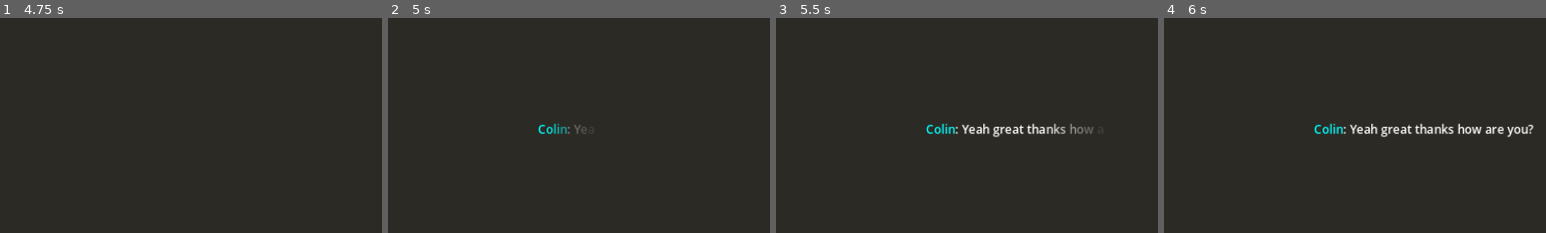
Above: before the commit, frames 1-4 (left to right).
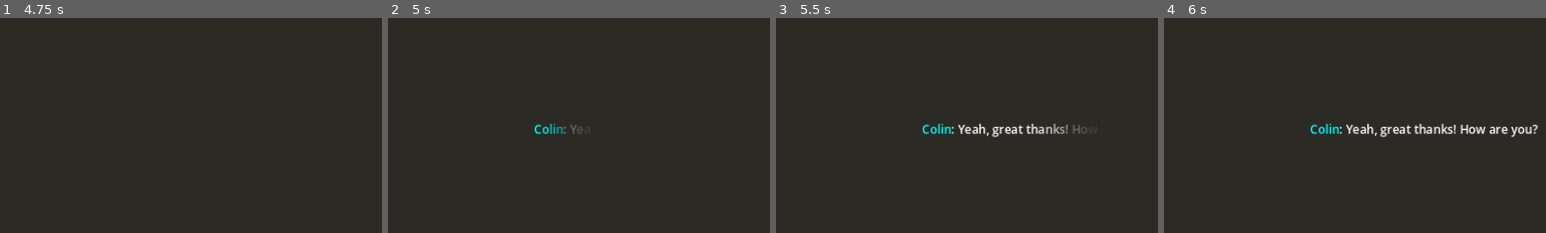
Above: after the commit, the same moments.

Repository: smileyface12349/lamp-game
Game: Godot game, scene res://menu.tscn
Two runs of this game, one before a commit and one after it. Both use one fixed random seed, a clock stepped at 60 frames per second and the inputs below.
Inputs:
- Up to frame 1 (4.75 s): click "Start Game" at 0.5 s; click "Medium" at 1.25 s; click "Medium" at 2 s; click "Medium" at 2.75 s; tap Enter at 3.5 s; tap Space (toggle_lamp) at 3.6, 4.35 s
- Up to frame 2 (5 s): no input
- Up to frame 3 (5.5 s): tap Space (toggle_lamp) at 5, 5.1 s
- Up to frame 4 (6 s): tap Space (toggle_lamp) at 5.85 s
The pictures show only the part of the screen within x 15-65%, y 50-100%; the shares and areas given below are measured in that part.

Frame 1 is identical in both runs. In frame 2, 0.3% of the frame differs, in the area x 38-52%, y 48-55%; in frame 3, 1.1%; in frame 4, 1.6%, in the area x 38-98%, y 48-56%.

Commit message:
Added some intelligence questions and a moral dilemma

Diff:
--- a/Dialogue/all_dialogue.gd
+++ b/Dialogue/all_dialogue.gd
@@ -5,11 +5,12 @@
 
 static var DIALOGUE: Dictionary = {
 	# id : dialogue
+	"TODO": Dialogue.new(NoCharacter.new(), "You've reached some dialogue that hasn't been finished yet! The game will now crash...", DialogueAction.new("", "", "", "", false, 10.0)),
 
 	# INITIAL: Colin walks into the room with his friends and puts the light on.
 	# Switching the light on at any point will interrupt this and skip to the next section.
 	"initial_0": Dialogue.new(NoCharacter.new(), "[You hear footsteps as people walk into the room]", DialogueActionOff.new("initial_1", "sensor_on_0")),
-	"initial_1": Dialogue.new(CharacterColin.new(), "Yeah great thanks how are you?", DialogueActionOff.new("initial_2", "sensor_on_0")),
+	"initial_1": Dialogue.new(CharacterColin.new(), "Yeah, great thanks! How are you?", DialogueActionOff.new("initial_2", "sensor_on_0")),
 	"initial_2": Dialogue.new(CharacterWendy.new(), "OMG you wouldn't believe it! This morning there was an ice cream van and it was a-ma-zing!", DialogueActionOff.new("initial_3", "sensor_on_0")),
 	"initial_3": Dialogue.new(CharacterEdmund.new(), "An ice cream van in December?", DialogueActionOff.new("initial_4", "sensor_on_0")),
 	"initial_4": Dialogue.new(CharacterWendy.new(), "Oh stop being so boring, sweetheart. You can have ice cream whenever you want!", DialogueActionOff.new("initial_5", "sensor_on_0")),
@@ -20,10 +21,15 @@
 	"initial_9": Dialogue.new(CharacterEdmund.new(), "[whisphers] Is he ok?", DialogueActionOff.new("initial_refuse_1", "voice_activated_0")),
 
 	# INITIAL_REFUSE: The player refuses to switch the light on when asked by Colin
-	"initial_refuse_1": Dialogue.new(CharacterColin.new(), "There's only one lamp here...", DialogueActionOff.new("initial_refuse_2", "voice_activated_0_annoyed", true, 3.0)),
-	"initial_refuse_2": Dialogue.new(CharacterColin.new(), "On a scale from off to on, you seem pretty firmly on the off end...", DialogueActionOff.new("initial_refuse_3", "voice_activated_0_annoyed", true, 3.0)),
-	"initial_refuse_3": Dialogue.new(CharacterColin.new(), "Oh get on with it, you're embarrassing me", DialogueActionOff.new("initial_refuse_4", "voice_activated_0_annoyed", true, 3.0)),
-	"initial_refuse_4": Dialogue.new(CharacterColin.new(), "Switch on already!", DialogueActionOff.new("initial_refuse_1", "voice_activated_0_annoyed", true, 3.0)),
+	"initial_refuse_1": Dialogue.new(CharacterColin.new(), "Oh get on with it, you're embarrassing me", DialogueActionOff.new("initial_refuse_2", "voice_activated_0_annoyed", true, 3.0)),
+	"initial_refuse_2": Dialogue.new(CharacterColin.new(), "There's only one lamp here...", DialogueActionOff.new("initial_refuse_3", "voice_activated_0_annoyed", true, 3.0)),
+	"initial_refuse_3": Dialogue.new(CharacterEdmund.new(), "Is he really talking to a lamp...?", DialogueActionOff.new("initial_refuse_4", "voice_activated_0_annoyed", true)),
+	"initial_refuse_4": Dialogue.new(CharacterLaurie.new(), "I think so?", DialogueActionOff.new("initial_refuse_5", "voice_activated_0_annoyed", true)),
+	"initial_refuse_5": Dialogue.new(CharacterWendy.new(), "He's crazy!", DialogueActionOff.new("initial_refuse_6", "voice_activated_0_annoyed", true)),
+	"initial_refuse_6": Dialogue.new(CharacterColin.new(), "I'm not crazy, it's gonna work!", DialogueActionOff.new("initial_refuse_7", "voice_activated_0_annoyed", true, 1.0)),
+	"initial_refuse_7": Dialogue.new(CharacterColin.new(), "Oh, switch on already!", DialogueActionOff.new("initial_refuse_8", "voice_activated_0_annoyed", true, 3.0)),
+	"initial_refuse_8": Dialogue.new(CharacterColin.new(), "On a scale from off to on, you seem pretty firmly on the off end...", DialogueActionOff.new("initial_refuse_1", "voice_activated_0_annoyed", true, 3.0)),
+	# TODO: if the player keeps refusing - skip to (obvious) moral questions. Upon switching, go to the real moral questions
 
 	# SENSOR_ON: The player switches the light on early, and the characters assume it's a sensor
 	"sensor_on_0": Dialogue.new(CharacterWendy.new(), "Oooh, a sensor-activated light. Cool!", DialogueActionOn.new("sensor_on_0a", "sensor_off_0")),
@@ -31,11 +37,11 @@
 	"sensor_on_1": Dialogue.new(CharacterColin.new(), "Uh, yeah, I guess?", DialogueActionOn.new("sensor_on_2", "sensor_off_0")),
 	"sensor_on_2": Dialogue.new(CharacterEdmund.new(), "Suspicious...", DialogueActionOn.new("sensor_on_3", "sensor_off_0")),
 	"sensor_on_3": Dialogue.new(CharacterColin.new(), "Sometimes it just responds to what I say...", DialogueActionOn.new("sensor_on_4", "sensor_cooperate_0", 2.0)),
-	"sensor_on_4": Dialogue.new(CharacterColin.new(), "Come on! Turn off...", DialogueActionOn.new("sensor_on_5", "sensor_cooperate_0", 2.0)),
+	"sensor_on_4": Dialogue.new(CharacterColin.new(), "Come on! Turn off...", DialogueActionOn.new("sensor_on_5", "sensor_cooperate_0", 3.0)),
 	"sensor_on_5": Dialogue.new(CharacterEdmund.new(), "Have you considered the possibility that it's just... a light that's activated by a sensor?", DialogueActionOn.new("sensor_on_6", "sensor_cooperate_0")),
 	"sensor_on_6": Dialogue.new(CharacterColin.new(), "No, it's better than that. It listens to me!", DialogueActionOn.new("sensor_on_7", "sensor_cooperate_0", 1.0)),
 	"sensor_on_7": Dialogue.new(CharacterLaurie.new(), "Sure...", DialogueActionOn.new("sensor_on_8", "sensor_cooperate_0")),
-	"sensor_on_8": Dialogue.new(CharacterColin.new(), "Lamp, turn on!", DialogueActionOn.new("initial_8", "sensor_cooperate_0", 2.0)),
+	"sensor_on_8": Dialogue.new(CharacterColin.new(), "Lamp, turn off!", DialogueActionOn.new("initial_8", "sensor_cooperate_0", 2.0)),
 
 	# SENSOR_OFF: The player switches the light off while the characters think it's a sensor
 	"sensor_off_0": Dialogue.new(CharacterLaurie.new(), "[laughs] Clearly not, it must just be broken", DialogueActionOff.new("sensor_off_1", "sensor_broken_0")),
@@ -55,7 +61,60 @@
 	"voice_activated_2": Dialogue.new(CharacterColin.new(), "Lamp, switch off!", DialogueActionOn.new("voice_activated_refuse_1", "voice_activated_3", true, 3.0)),
 	"voice_activated_3": Dialogue.new(CharacterColin.new(), "Aaand, on!", DialogueActionOff.new("voice_activated_refuse_2", "voice_activated_4", true, 3.0)),
 	"voice_activated_4": Dialogue.new(CharacterLaurie.new(), "[whispers] Woah!", DialogueActionOn.new("voice_activated_5", "voice_activated_off_0")),
-	# TODO: Continue this
+	"voice_activated_5": Dialogue.new(CharacterWendy.new(), "Does it listen to me too?", DialogueActionOn.new("voice_activated_6", "voice_activated_7")),
+	"voice_activated_6": Dialogue.new(CharacterWendy.new(), "Lamp Off!", DialogueActionOn.new("TODO", "voice_activated_7", true, 3.0)),
+	"voice_activated_7": Dialogue.new(CharacterLaurie.new(), "Cool!", DialogueActionOff.new("voice_activated_8", "voice_activated_off_0")),
+	"voice_activated_8": Dialogue.new(CharacterEdmund.new(), "Come on guys, it's just a voice activated light...", DialogueActionOff.new("intelligence_test_1", "TODO")),
+
+	# INTELLIGENCE_TEST: The characters ask the lamp questions to test their intelligence
+	"intelligence_test_1": Dialogue.new(CharacterWendy.new(), "Switch on if 2+2=4", DialogueActionOff.new("TODO", "intelligence_test_2", true, 3.0)),
+	"intelligence_test_1_wrong": Dialogue.new(CharacterEdmund.new(), "Clearly not intelligent though...", DialogueActionOff.new("intelligence_test_4", "TODO")),
+	"intelligence_test_2": Dialogue.new(CharacterEdmund.new(), "That's too easy for an algorithm to solve. Switch off if Paris is the capital of France", DialogueActionOn.new("TODO", "intelligence_test_3")),
+	"intelligence_test_2_wrong": Dialogue.new(CharacterLaurie.new(), "Maybe the algorithm thought you meant the capital letter...", DialogueActionOn.new("TODO", "TODO")),
+	"intelligence_test_3": Dialogue.new(CharacterLaurie.new(), "Oh come on that's so easy. If you really want to test it, ask a tough question", DialogueActionOff.new("intelligence_test_4", "TODO")),
+	"intelligence_test_4": Dialogue.new(CharacterLaurie.new(), "Switch on if P = NP", DialogueActionOff.new("intelligence_test_5", "intelligence_test_5", 1.0)),
+	"intelligence_test_5": Dialogue.new(CharacterWendy.new(), "Oh come on, that's an unsolved problem!", DialogueActionEither.new("intelligence_test_6", "TODO")),
+	"intelligence_test_6": Dialogue.new(CharacterEdmund.new(), "I still think we should test its general knowledge over maths problems", DialogueActionEither.new("intelligence_test_7", "TODO")),
+	"intelligence_test_7": Dialogue.new(CharacterLaurie.new(), "Go on then, outsmart the lamp...", DialogueActionEither.new("intelligence_test_8", "TODO")),
+	"intelligence_test_8": Dialogue.new(CharacterEdmund.new(), "Switch if Henry VIII had 8 wives", DialogueActionEither.new("intelligence_test_8_wrong", "intelligence_test_9")),
+	"intelligence_test_8_wrong": Dialogue.new(CharacterWendy.new(), "Wow, didn't think it would get that wrong!", DialogueActionEither.new("intelligence_test_10", "intelligence_test_10")),
+	"intelligence_test_9": Dialogue.new(CharacterWendy.new(), "Even I know that one!", DialogueActionEither.new("intelligence_test_10", "intelligence_test_10")),
+	"intelligence_test_10": Dialogue.new(CharacterEdmund.new(), "Switch if the Hundred Years' War lasted 100 years", DialogueActionEither.new("intelligence_test_10_correct_1", "intelligence_test_10_wrong", 3.0)),
+	"intelligence_test_10_wrong": Dialogue.new(CharacterEdmund.new(), "Ha! Easy mistake...", DialogueActionEither.new("intelligence_test_11", "intelligence_test_11")),
+	"intelligence_test_10_correct_1": Dialogue.new(CharacterLaurie.new(), "Really?", DialogueActionEither.new("intelligence_test_10_correct_2", "intelligence_test_11")),
+	"intelligence_test_10_correct_2": Dialogue.new(CharacterEdmund.new(), "Yep, it was 116 years.", DialogueActionEither.new("intelligence_test_10_correct_3", "intelligence_test_11")),
+	"intelligence_test_10_correct_3": Dialogue.new(CharacterLaurie.new(), "Silly name...", DialogueActionEither.new("intelligence_test_11", "intelligence_test_11")),
+	"intelligence_test_11": Dialogue.new(CharacterEdmund.new(), "Switch if the Magna Carta was signed in 1115", DialogueActionEither.new("intelligence_test_11_correct", "intelligence_test_11_wrong", 3.0)),
+	"intelligence_test_11_wrong": Dialogue.new(CharacterEdmund.new(), "Nope, silly lamp. It was 1215.", DialogueActionEither.new("intelligence_test_12", "intelligence_test_12")),
+	"intelligence_test_11_correct": Dialogue.new(CharacterEdmund.new(), "Good job!", DialogueActionEither.new("intelligence_test_12", "intelligence_test_12")),
+	"intelligence_test_12": Dialogue.new(CharacterWendy.new(), "Enough with the boring History, sweetheart. Switch if x^3 - x + 1 = 0 has three real roots", DialogueActionEither.new("intelligence_test_12_correct", "intelligence_test_12_wrong", 3.0)),
+	"intelligence_test_12_correct": Dialogue.new(CharacterWendy.new(), "Good job!", DialogueActionEither.new("moral_questions_1", "moral_questions_1")),
+	"intelligence_test_12_wrong": Dialogue.new(CharacterWendy.new(), "Not quite. That was a tough one...", DialogueActionEither.new("moral_questions_1", "moral_questions_1")),
+
+	# MORAL_QUESTIONS_1: Trolley problem
+	"moral_questions_1": Dialogue.new(CharacterLaurie.new(), "A trolley is going towards 5 people on a track. Switch if you would divert it to hit 1 person instead", DialogueActionEither.new("moral_questions_1_stay_1", "moral_questions_1_switch_1")),
+	"moral_questions_1_switch_1": Dialogue.new(CharacterLaurie.new(), "A popular choice! I agree. Why kill 5 people when you can kill just 1 instead?", DialogueActionEither.new("moral_questions_1_general_1", "moral_questions_1_interrupted")),
+	"moral_questions_1_stay_1": Dialogue.new(CharacterLaurie.new(), "Are you insane? You'd kill 5 people instead of 1?", DialogueActionEither.new("moral_questions_1_stay_2", "moral_questions_1_interrupted")),
+	"moral_questions_1_stay_2": Dialogue.new(CharacterColin.new(), "It's not as clear as you might think. The difference is in the action you take.", DialogueActionEither.new("moral_questions_1_general_1", "moral_questions_1_interrupted")),
+	"moral_questions_1_general_1": Dialogue.new(CharacterColin.new(), "Who are you to decide who lives and who dies?", DialogueActionEither.new("moral_questions_1_switch_3", "moral_questions_1_interrupted")),
+	"moral_questions_1_general_2": Dialogue.new(CharacterColin.new(), "If you get involved, you are now responsible for intentionally killing that person", DialogueActionEither.new("moral_questions_1_switch_4", "moral_questions_1_interrupted")),
+	"moral_questions_1_general_3": Dialogue.new(CharacterWendy.new(), "But you save 5 people! Are you seriously saying you wouldn't switch it?", DialogueActionEither.new("moral_questions_1_switch_5", "moral_questions_1_interrupted")),
+	"moral_questions_1_general_4": Dialogue.new(CharacterColin.new(), "I'm not sure. Let me pose you a similar scenario.", DialogueActionEither.new("moral_questions_1a", "moral_questions_1_interrupted")),
+	"moral_questions_1a": Dialogue.new(CharacterColin.new(), "You're on a bridge watching a trolley go towards 5 people. Switch if you would push a fat man off the bridge to stop the trolley.", DialogueActionEither.new("moral_questions_1a_stay_1", "moral_questions_1a_switch_1")),
+	"moral_questions_1a_switch_1": Dialogue.new(CharacterLaurie.new(), "Nah, surely not!", DialogueActionEither.new("moral_questions_1a_general_1", "moral_questions_1_interrupted")),
+	"moral_questions_1a_stay_1": Dialogue.new(CharacterLaurie.new(), "Yeah, that makes sense. You'd have to be evil to push that man off the bridge...", DialogueActionEither.new("moral_questions_1a_general_1", "moral_questions_1_interrupted")),
+	"moral_questions_1a_general_1": Dialogue.new(CharacterColin.new(), "But what's the difference between these scenarios?", DialogueActionEither.new("moral_questions_1a_general_2", "moral_questions_1_interrupted", 2.0)),
+	"moral_questions_1a_general_2": Dialogue.new(CharacterColin.new(), "In the first, you choose to kill 1 person to save 5", DialogueActionEither.new("moral_questions_1a_general_3", "moral_questions_1_interrupted")),
+	"moral_questions_1a_general_3": Dialogue.new(CharacterColin.new(), "In the second, you choose to kill 1 person to save 5", DialogueActionEither.new("moral_questions_1a_general_4", "moral_questions_1_interrupted")),
+	"moral_questions_1a_general_4": Dialogue.new(CharacterLaurie.new(), "I'm not really sure. It just feels different.", DialogueActionEither.new("moral_questions_1a_general_5", "moral_questions_1_interrupted")),
+	"moral_questions_1a_general_5": Dialogue.new(CharacterColin.new(), "Morality is more complicated than you think...", DialogueActionEither.new("moral_questions_2", "moral_questions_1_interrupted")),
+	"moral_questions_1_interrupted": Dialogue.new(CharacterColin.new(), "Oh, the lamp is bored. On to the next one!", DialogueActionEither.new("moral_questions_2", "moral_questions_2")),
+
+	# MORAL_QUESTIONS_2: More questions here
+	"moral_questions_2": Dialogue.new(NoCharacter.new(), "[1 or 2 more moral questions will be put in here]", DialogueActionEither.new("TODO", "TODO")),
+
+	# BROKEN: If the player switches it too many times, the characters conclude that it is broken. They then proceed to ignore the lamp.
+	# TODO
 
 	# VOICE_ACTIVATED_OFF: If the player turns off at the wrong time in the above exchange.
 	"voice_activated_off_0": Dialogue.new(CharacterColin.new(), "Ah crap, it's broken again! Turn back on!", DialogueActionOff.new("", ""))
--- /dev/null
+++ b/Dialogue/dialogue_action_either.gd
@@ -0,0 +1,14 @@
+extends DialogueAction
+class_name DialogueActionEither
+
+# A dialogue action for a piece of dialogue that can happen on either, but doesn't actually care what state it is
+# The action depends only on whether the light stays the same or changes
+func _init(stay_same: String, switch: String, interrupt: bool = true, delay: float = 0.0) -> void:
+	super(
+		stay_same,
+		switch,
+		switch,
+		stay_same,
+		interrupt,
+		delay
+	)
--- a/game_over.tscn
+++ b/game_over.tscn
@@ -14,6 +14,7 @@
 grow_vertical = 2
 
 [node name="Panel" type="Panel" parent="."]
+layout_mode = 0
 offset_right = 1152.0
 offset_bottom = 647.0
 theme = ExtResource("1_y06aq")
